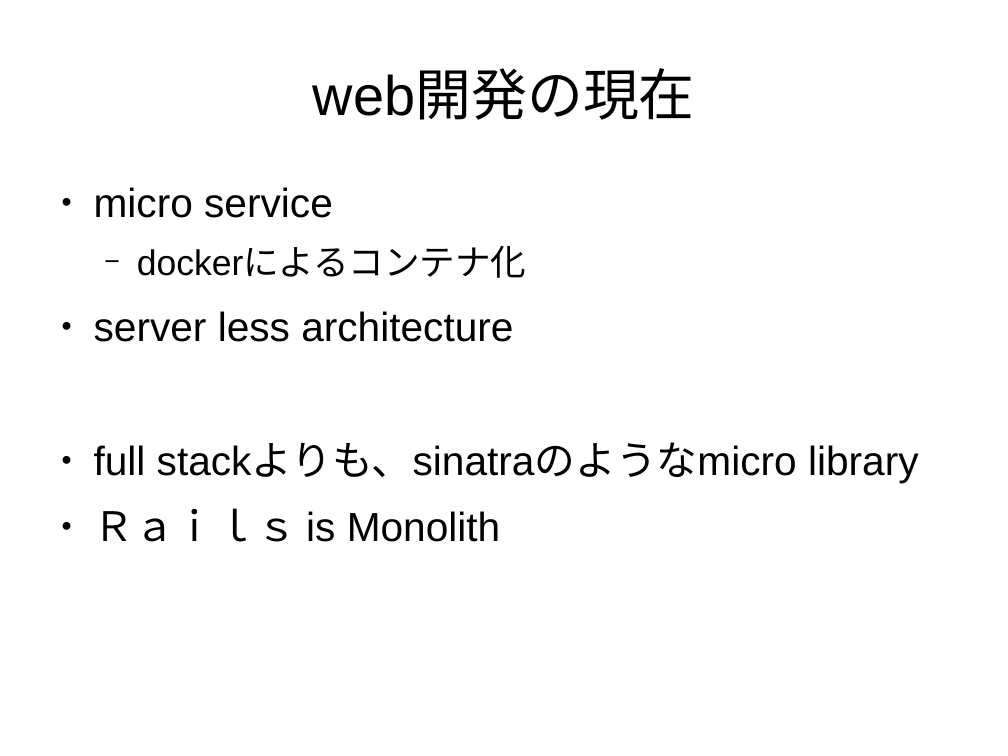
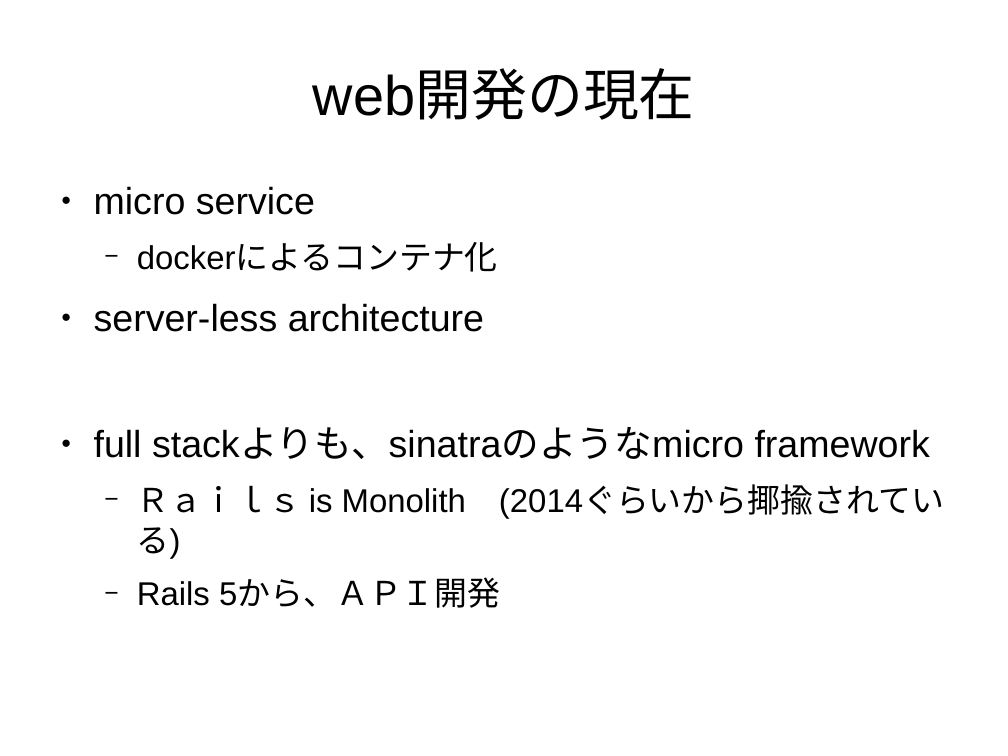
Before and after one commit to sallop/til, a slide deck: slide 3 of reduxwithts.odp. Drawn at 1008x756 pixels with LibreOffice and Linux fonts; fonts in the diff are those of the drawing. Boxes give left, top, right and bottom in pixels: in the first picture for what was removed or moved away, otherwise in the second. Text is boxed around its words. In the diff, an @@ line names an element or a change of style, - is before the commit and + after.

```diff
--- a/reduxwithts.odp
+++ b/reduxwithts.odp
@@ text at (x1=94, y1=186, x2=498, y2=272): size 32 to 29.6 pt in "micro service"; size 28 to 25.9 pt in "dockerによるコンテナ化" @@
@@ text at (x1=94, y1=303, x2=930, y2=608): text changed; size 32 to 29.6 pt @@
-● server less architecture
-● full stackよりも、sinatraのようなmicro library
-● Ｒａｉｌｓ is Monolith
+● server-less architecture
+● full stackよりも、sinatraのようなmicro framework
+  − Ｒａｉｌｓ is Monolith (2014ぐらいから揶揄されている)
+  − Rails 5から、ＡＰＩ開発
```
Also in this commit, not shown: 4 other slides changed, 3 slides added, 1 slide removed.
